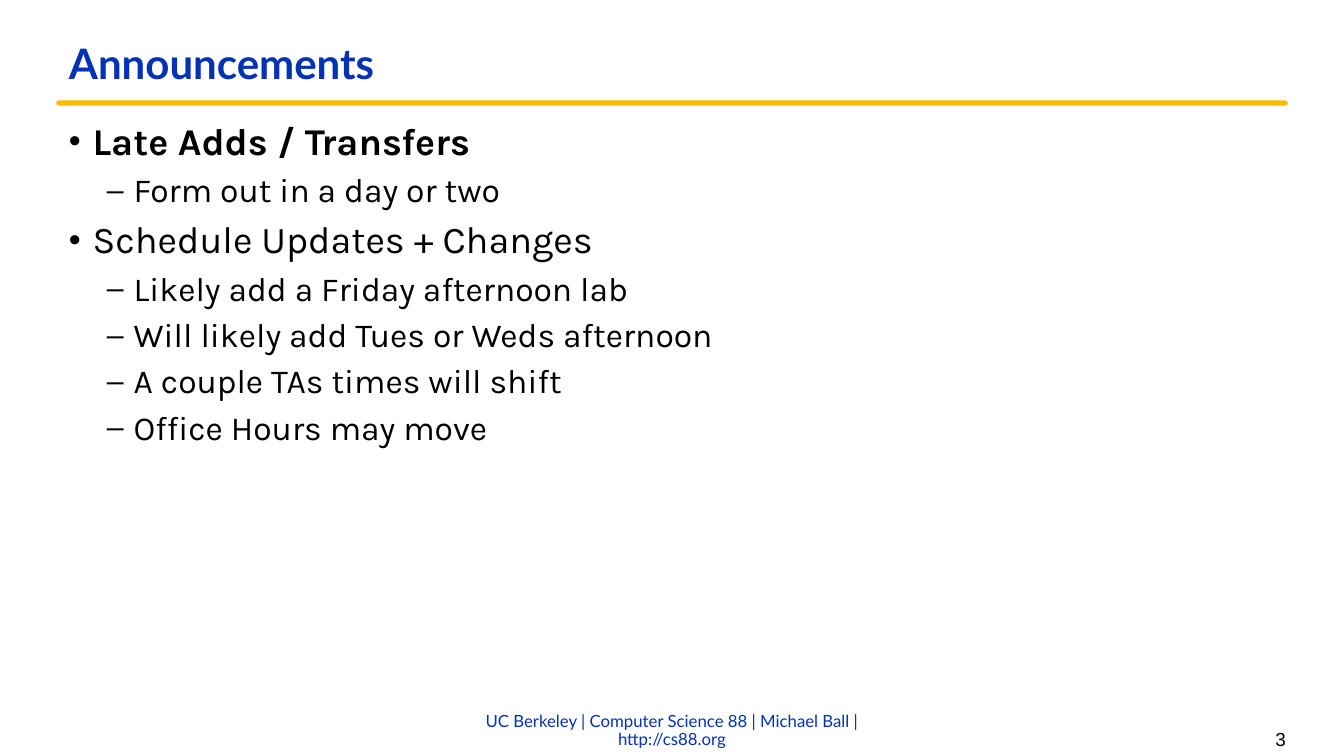
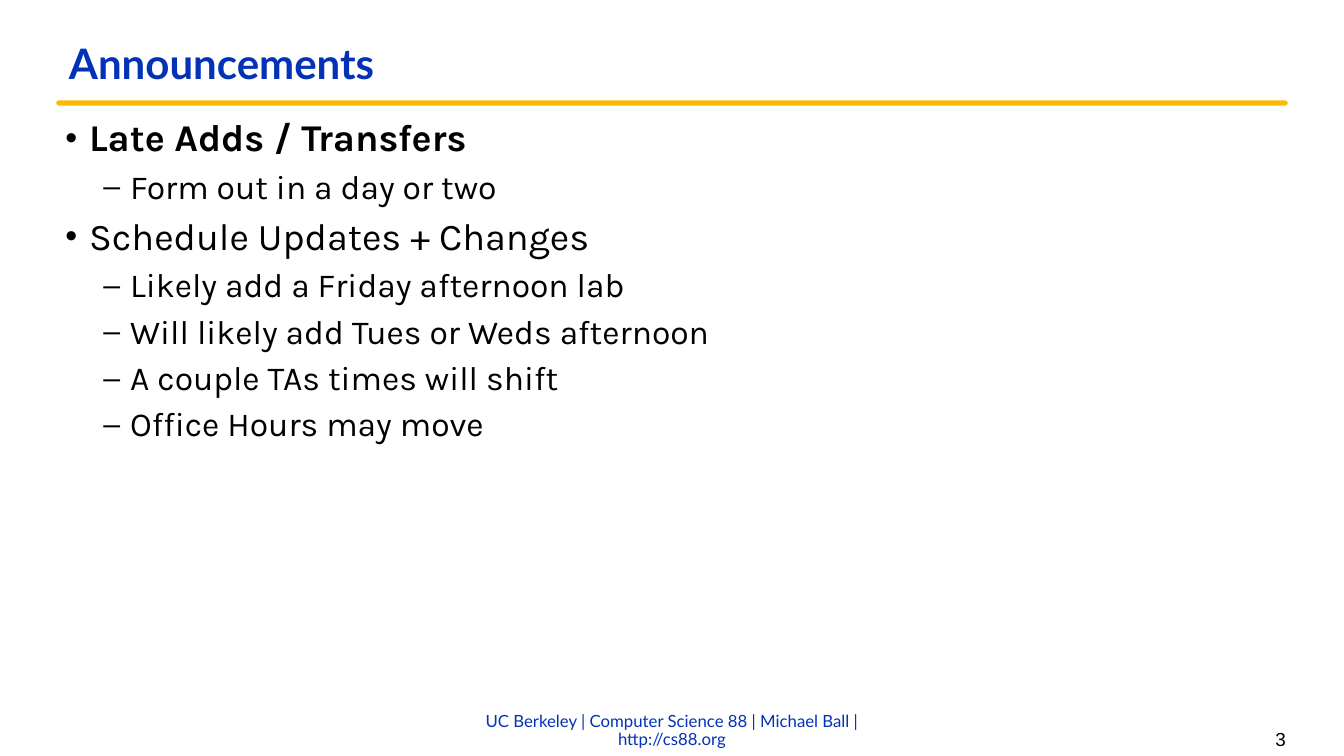
Before and after one commit to cs88-website/fa22, a slide deck: slide 3 of assets/slides/fa22/08-Lambda_Dictionaries.pptx. Drawn at 1344x756 pixels with LibreOffice and Linux fonts; fonts in the diff are those of the drawing; background and template pictures are left out. Boxes give left, top, right and bottom in pixels: in the first picture for what was removed or moved away, otherwise in the second. Text is boxed around its words. In the diff, an @@ line names an element or a change of style, - is before the commit and + after.

```diff
--- a/assets/slides/fa22/08-Lambda_Dictionaries.pptx
+++ b/assets/slides/fa22/08-Lambda_Dictionaries.pptx
@@ text "Late Adds / Transfers": place and size @@
-text "Late Adds / Transfers" at [93,128,712,449]
+text "Late Adds / Transfers" at [89,124,709,445]
```
Also in this commit, not shown: 6 other files.
